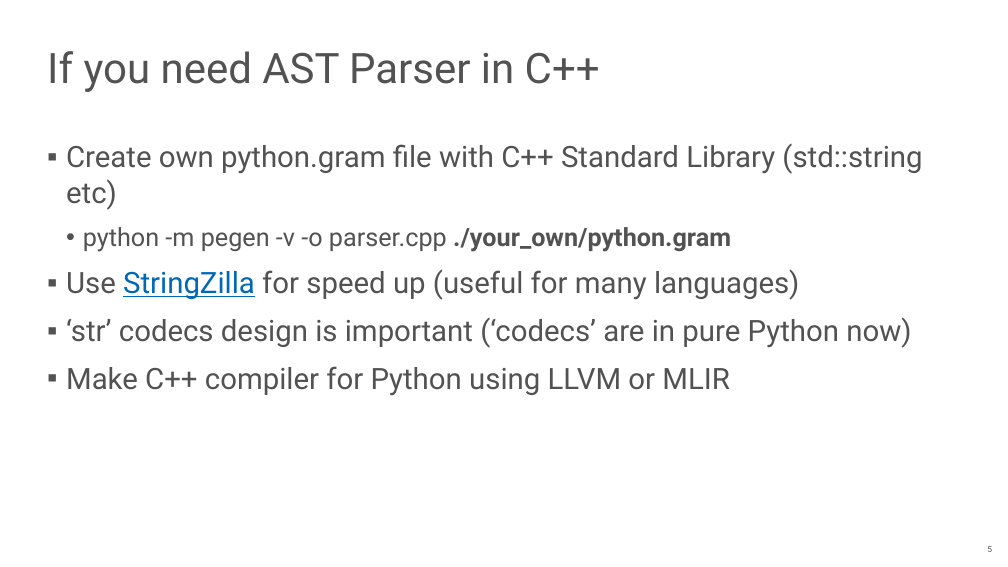
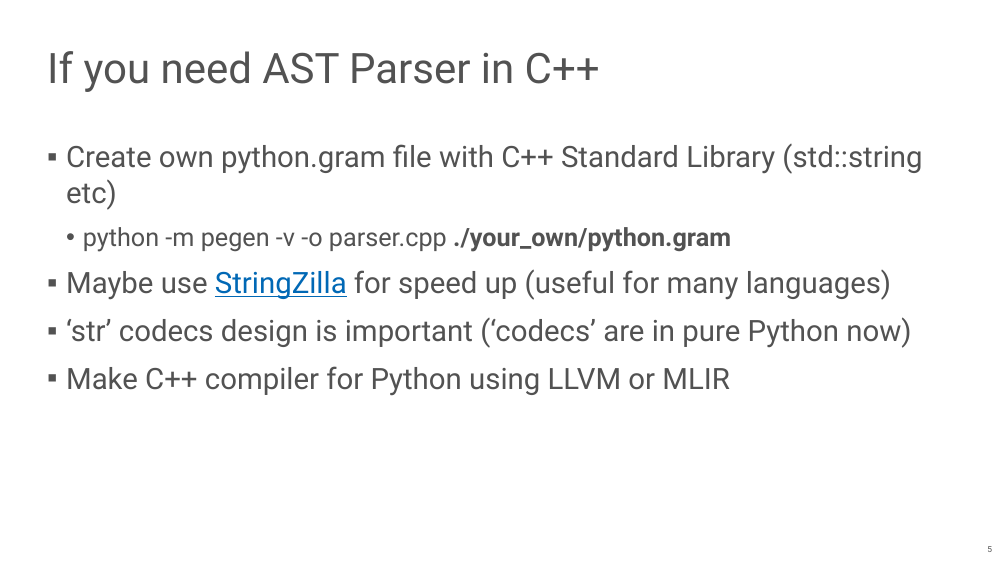
Before and after one commit to NN-complr-tech/Complr-course-lectures, a slide deck: slide 5 of 13-Python-internals-and-JIT-compilers.pptx. Drawn at 1008x567 pixels with LibreOffice and Linux fonts; fonts in the diff are those of the drawing. Boxes give left, top, right and bottom in pixels: in the first picture for what was removed or moved away, otherwise in the second. Text is boxed around its words. In the diff, an @@ line names an element or a change of style, - is before the commit and + after.

```diff
--- a/13-Python-internals-and-JIT-compilers.pptx
+++ b/13-Python-internals-and-JIT-compilers.pptx
@@ text at box(66, 269, 891, 300): text changed @@
-▪ Use StringZilla for speed up (useful for many languages)
+▪ Maybe use StringZilla for speed up (useful for many languages)
```
Also in this commit, not shown: 10 other slides changed, 1 slide added, 1 slide removed.
